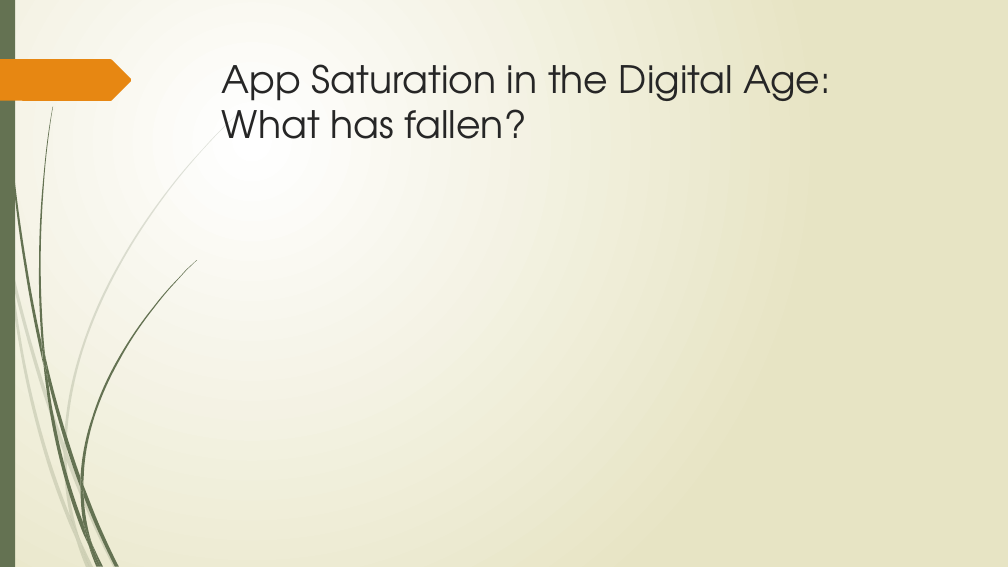
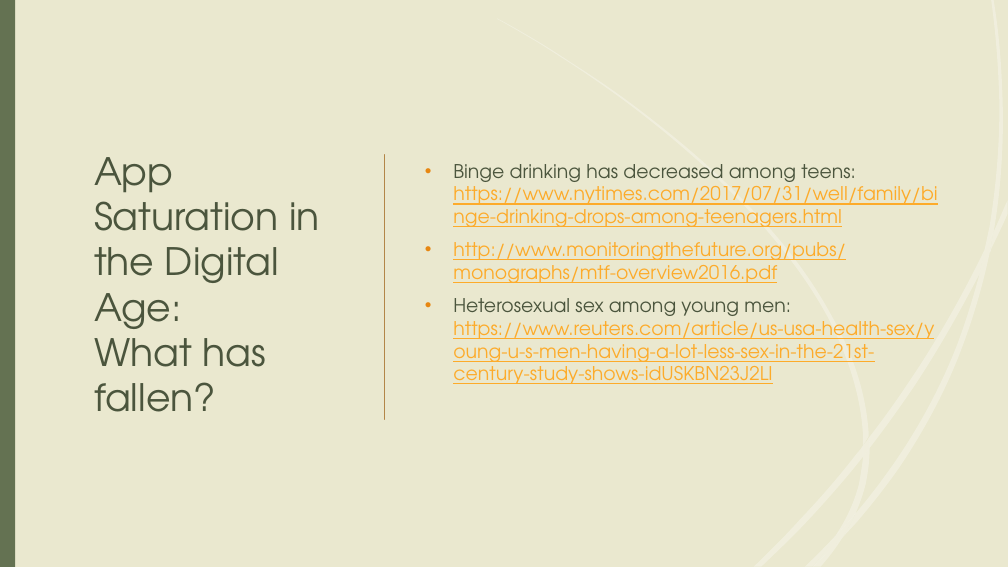
Before and after one commit to tieje/dogen, a slide deck: slide 6 of Presentation/SocialHub_FrancisT_06_23_2020.pptx (slide 4 before the commit). Drawn at 1008x567 pixels with LibreOffice and Linux fonts; fonts in the diff are those of the drawing. Boxes give left, top, right and bottom in pixels: in the first picture for what was removed or moved away, otherwise in the second. Text is boxed around its words. In the diff, an @@ line names an element or a change of style, - is before the commit and + after.

```diff
--- a/Presentation/SocialHub_FrancisT_06_23_2020.pptx
+++ b/Presentation/SocialHub_FrancisT_06_23_2020.pptx
@@ background gradient #FFFFFF to #E8E6C4 to #EAE8CF @@
@@ rectangle removed at (0, 0, 15, 567) @@
@@ rectangle added at (0, 0, 1008, 567), fill #EAE8CF @@
@@ rectangle added at (0, 0, 15, 567), fill #647252 @@
@@ title "App Saturation in the Digital ...": place and size @@
-title "App Saturation in the Digital ..." at (222, 64, 831, 139)
+title "App Saturation in the Digital ..." at (94, 157, 320, 412)
@@ title "App Saturation in the Digital ..." at (94, 157, 320, 412): text colour #262626 to #4B563E; vertical alignment top to middle @@
@@ line added from (385, 155) to (385, 420), #B38648 1.25 pt @@
@@ text added at (453, 164, 937, 384), 18 pt, text #FDAB2A, underline @@
+• Binge drinking has decreased among teens: https://www.nytimes.com/2017/07/31/well/family/binge-drinking-drops-among-teenagers.html
+• http://www.monitoringthefuture.org/pubs/monographs/mtf-overview2016.pdf
+• Heterosexual sex among young men: https://www.reuters.com/article/us-usa-health-sex/young-u-s-men-having-a-lot-less-sex-in-the-21st-century-study-shows-idUSKBN23J2LI
@@ group removed at (8, 116, 236, 540): 5 freeform shapes @@
@@ group removed at (39, 107, 197, 546): 7 freeform shapes @@
@@ group added at (497, 0, 1008, 566): 12 freeform shapes @@
```
Also in this commit, not shown: 13 other slides changed, 4 slides added, 2 slides removed, 5 other files.
